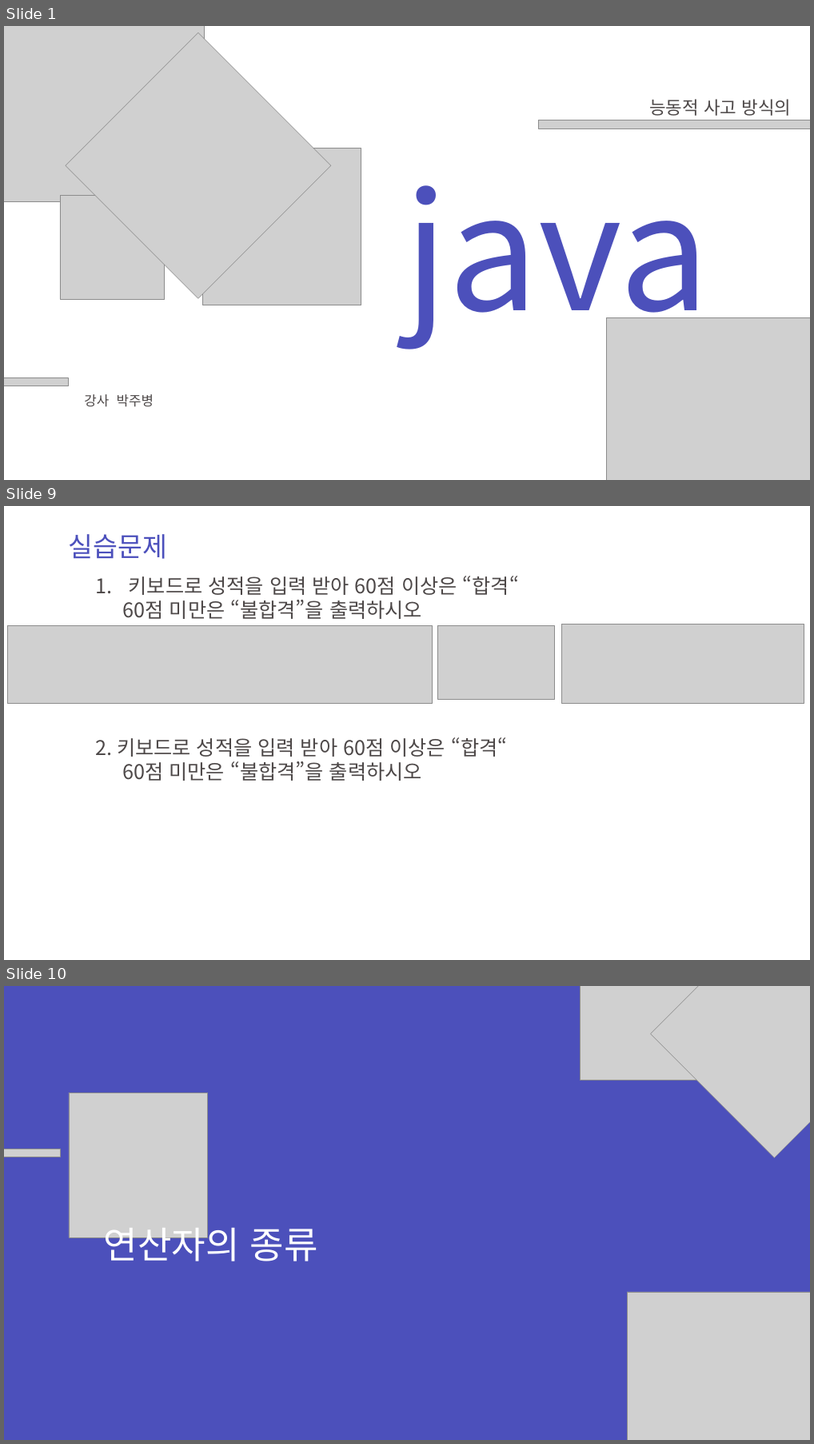
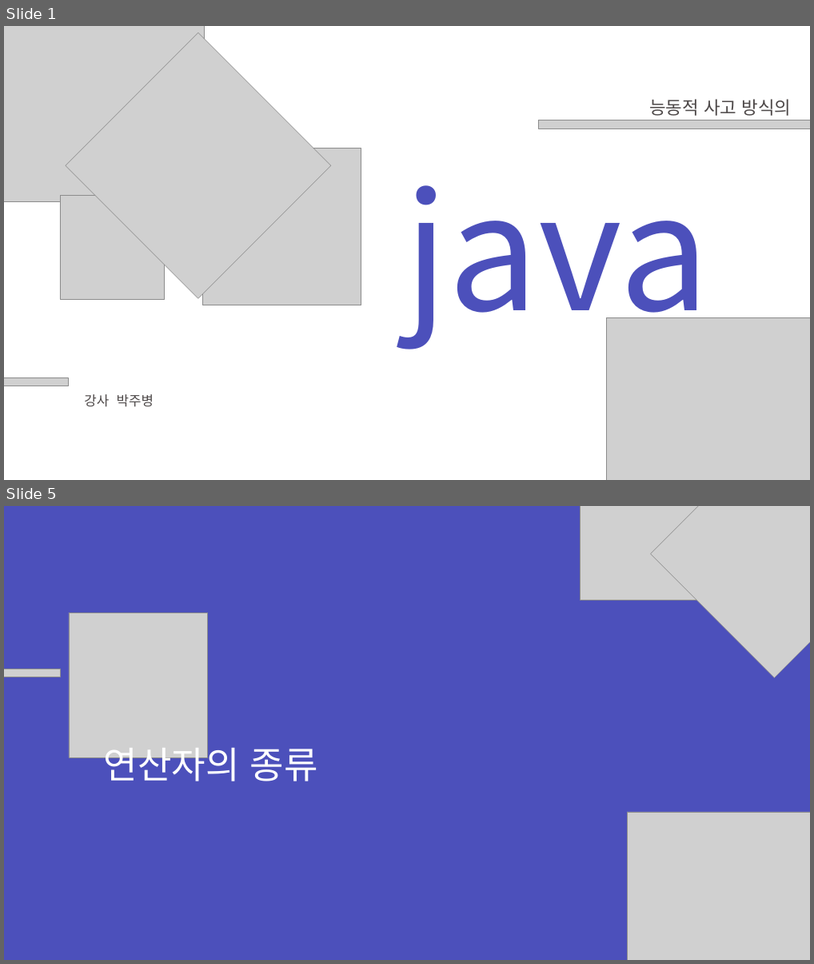
Before and after one commit to zest132/JavaLecture, a slide deck: JavaLecture/LectureFile/java 3강.pptx. Shown one above the other, each under a label of ours: slides 1, 9 and 10 before the commit, slides 1 and 5 after it; the slides between them are not shown. The pictures are 814x1444 and 814x964 pixels, drawn with LibreOffice and Linux fonts; fonts in the diff are those of the drawing; grey boxes stand for pictures. Boxes give left, top, right and bottom in pixels: in the first picture for what was removed or moved away, otherwise in the second. Text is boxed around its words. In the diff, an @@ line names an element or a change of style, - is before the commit and + after.

Commit message:
복습 문제 작성중

```diff
--- a/JavaLecture/LectureFile/java 3강.pptx
+++ b/JavaLecture/LectureFile/java 3강.pptx
@@ slide 9 removed at [4,506,810,960], background #FFFFFF @@
@@ text removed at [69,534,168,559] @@
-실습문제
@@ text removed at [123,576,519,619] @@
-1. 키보드로 성적을 입력 받아 60점 이상은 “합격“
-60점 미만은 “불합격”을 출력하시오
@@ picture removed at [7,625,432,703] @@
@@ picture removed at [438,625,555,699] @@
@@ picture removed at [562,624,804,703] @@
@@ text removed at [95,737,507,780] @@
-2. 키보드로 성적을 입력 받아 60점 이상은 “합격“
-60점 미만은 “불합격”을 출력하시오
@@ what was slide 10 is now slide 5 @@
```
Also in this commit, not shown: 1 slide changed, 2 slides added, 6 other slides removed, 2 other files.
